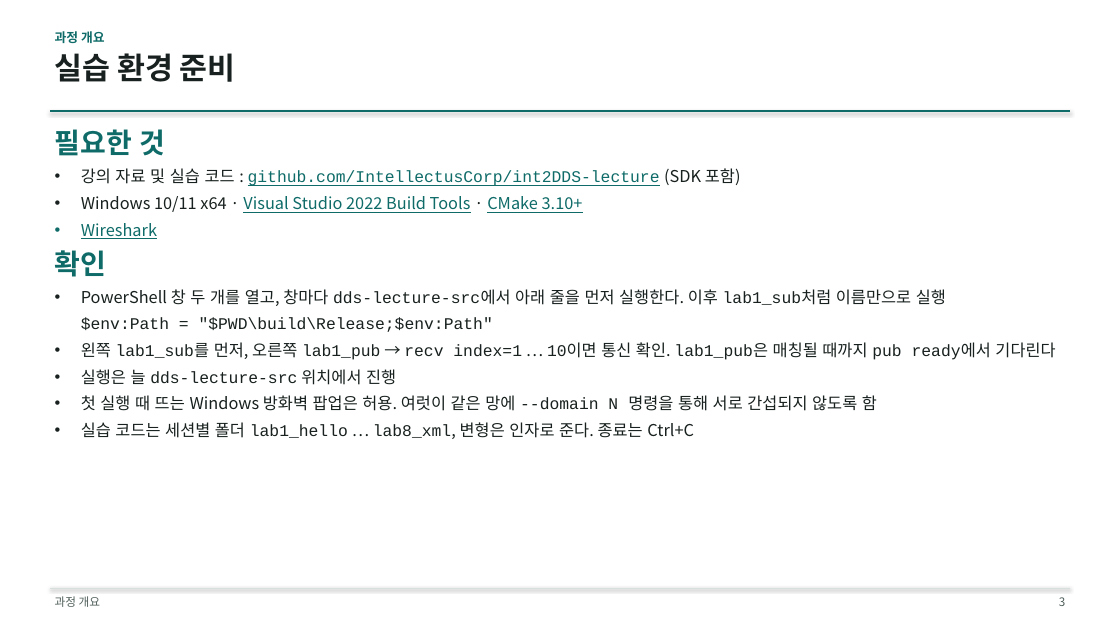
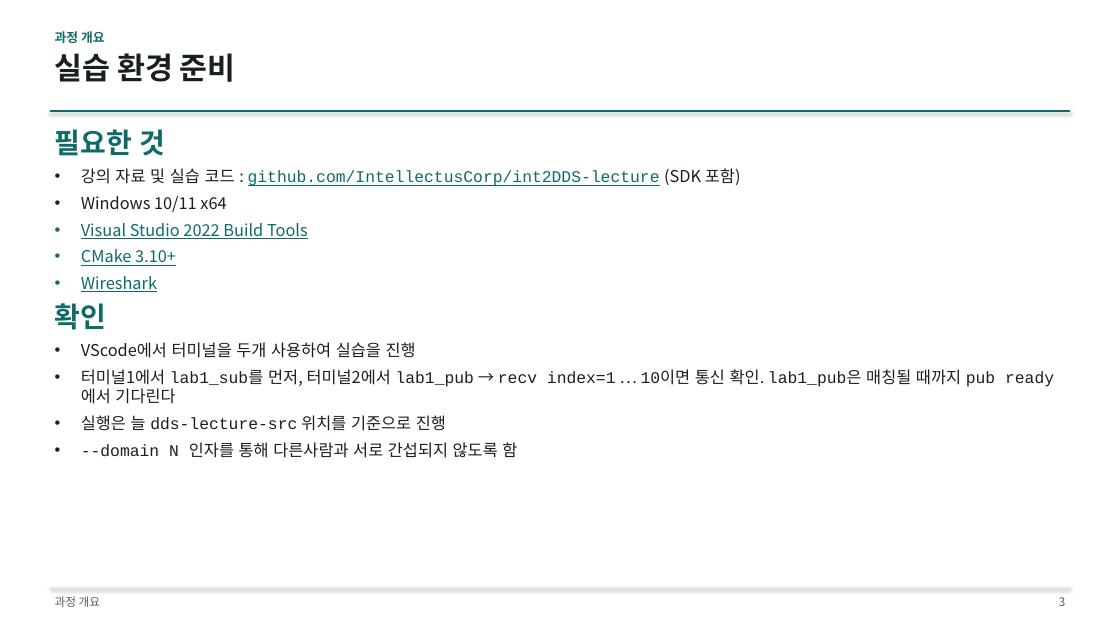
Before and after one commit to IntellectusCorp/int2DDS-lecture, a slide deck: slide 3 of int2dds-lecture.pptx. Drawn at 1120x630 pixels with LibreOffice and Linux fonts; fonts in the diff are those of the drawing. Boxes give left, top, right and bottom in pixels: in the first picture for what was removed or moved away, otherwise in the second. Text is boxed around its words. In the diff, an @@ line names an element or a change of style, - is before the commit and + after.

```diff
--- a/int2dds-lecture.pptx
+++ b/int2dds-lecture.pptx
@@ text at (81, 196, 308, 266): text changed @@
-• Windows 10/11 x64 · Visual Studio 2022 Build Tools · CMake 3.10+
+• Windows 10/11 x64
+• Visual Studio 2022 Build Tools
+• CMake 3.10+
@@ text at (81, 342, 995, 458): text changed @@
-• PowerShell 창 두 개를 열고, 창마다 dds-lecture-src에서 아래 줄을 먼저 실행한다. 이후 lab1_sub처럼 이름만으로 실행
-$env:Path = "$PWD\build\Release;$env:Path"
-• 왼쪽 lab1_sub를 먼저, 오른쪽 lab1_pub → recv index=1 … 10이면 통신 확인. lab1_pub은 매칭될 때까지 pub ready에서 기다린다
-• 실행은 늘 dds-lecture-src 위치에서 진행
-• 첫 실행 때 뜨는 Windows 방화벽 팝업은 허용. 여럿이 같은 망에 --domain N 명령을 통해 서로 간섭되지 않도록 함
-• 실습 코드는 세션별 폴더 lab1_hello … lab8_xml, 변형은 인자로 준다. 종료는 Ctrl+C
+• VScode에서 터미널을 두개 사용하여 실습을 진행
+• 터미널1에서 lab1_sub를 먼저, 터미널2에서 lab1_pub → recv index=1 … 10이면 통신 확인. lab1_pub은 매칭될 때까지 pub ready에서 기다린다
+• 실행은 늘 dds-lecture-src 위치를 기준으로 진행
+• --domain N 인자를 통해 다른사람과 서로 간섭되지 않도록 함
```
Also in this commit, not shown: 1 other slide changed, 36 other files.
